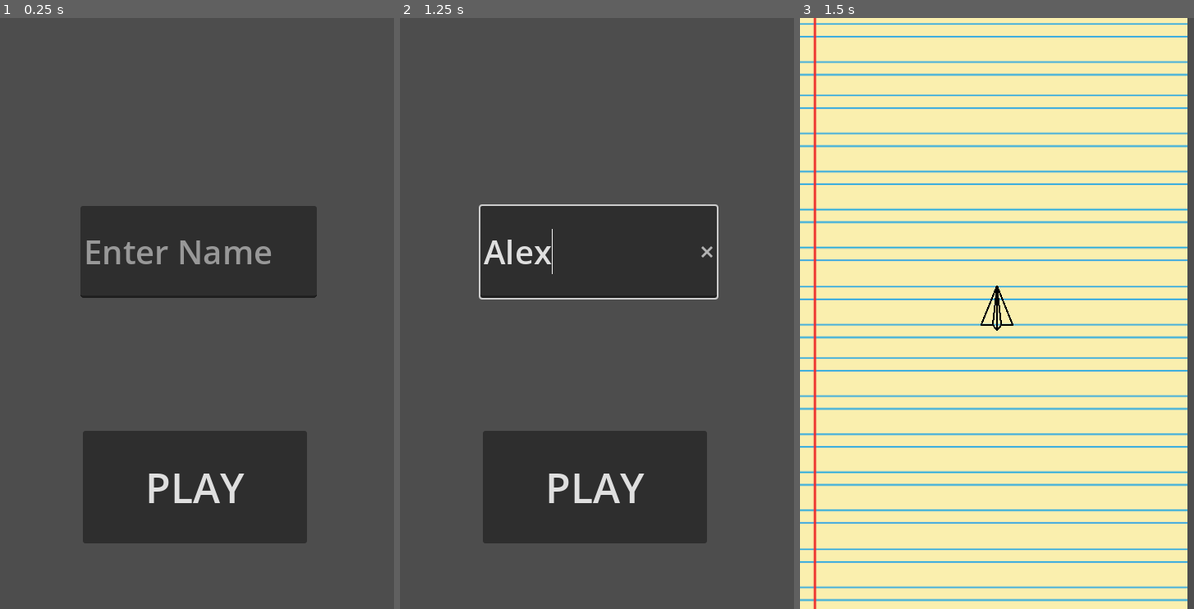
Above: before the commit, frames 1-3 (left to right).
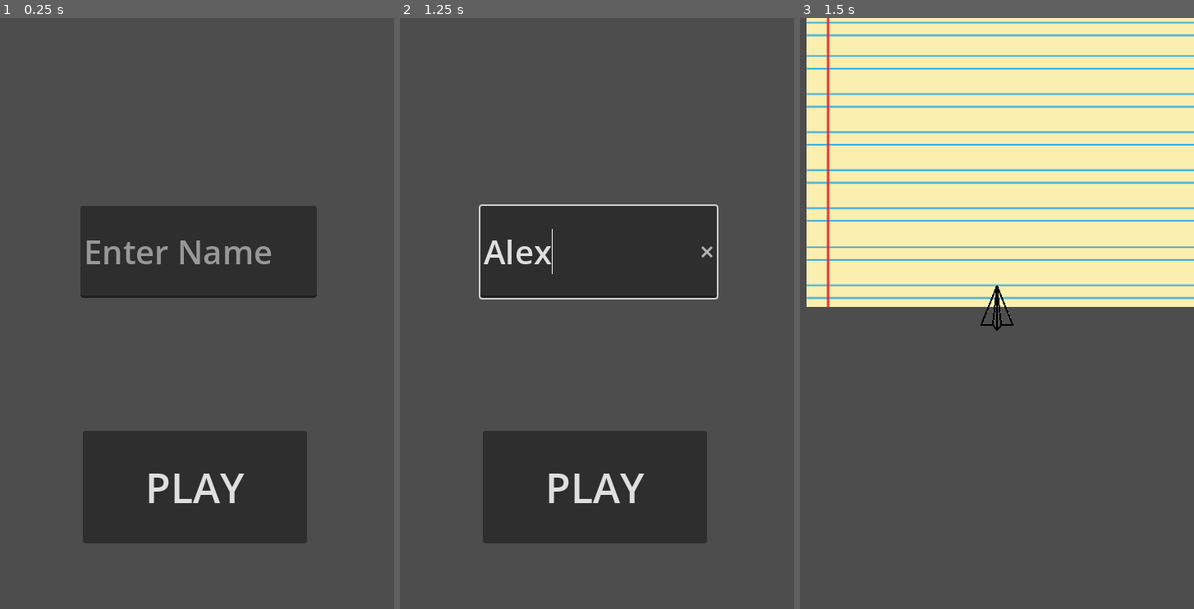
Above: after the commit, the same moments.

Repository: BorkerBrother/Paper_Plane_Game
Game: Godot game, scene res://start.tscn
Same seed, same stepped clock (60 frames per second), same inputs: the game is played once before the commit and once after it.
Inputs (mouse positions are in pixels of both pictures, inside the frame that each line leads up to):
- Up to frame 1 (0.25 s): no input
- Up to frame 2 (1.25 s): click (597, 254) at 0.52 s; type "Alex" at 0.6 s
- Up to frame 3 (1.5 s): click "PLAY" at 1.25 s

Frames 1-2 are identical in both runs. In frame 3, 62% of the frame differs, in the area x 0-100%, y 0-100%.

Commit message:
background tileset collision
bg tileset has collisionlayer, next step: detect when player:body_entered triggers and go to gameover screen

Diff:
--- a/Game/world.tscn
+++ b/Game/world.tscn
@@ -7,14 +7,19 @@
 texture = ExtResource("1_smhvf")
 0:1/size_in_atlas = Vector2i(30, 20)
 0:1/0 = 0
+0:1/0/physics_layer_0/linear_velocity = Vector2(0, 0)
+0:1/0/physics_layer_0/angular_velocity = 0.0
+0:1/0/physics_layer_0/polygon_0/points = PackedVector2Array(-162.635, 8.48526, -61.31, -22.274, -4.24265, -39.598, 165.463, 5.65683, -8, 8)
 
 [sub_resource type="TileSet" id="TileSet_2g0u5"]
+physics_layer_0/collision_layer = 6
 sources/0 = SubResource("TileSetAtlasSource_o5wft")
 
 [node name="World" type="Node2D"]
 
 [node name="Player" parent="." instance=ExtResource("1_djhg5")]
 position = Vector2(0, 0)
+collision_mask = 6
 
 [node name="Camera2D" type="Camera2D" parent="."]
 
@@ -22,4 +27,4 @@
 z_index = -1
 tile_set = SubResource("TileSet_2g0u5")
 format = 2
-layer_0/tile_data = PackedInt32Array(851967, 0, 1, -458753, 0, 1, -1769473, 0, 1, -3080193, 0, 1, -4390913, 0, 1)
+layer_0/tile_data = PackedInt32Array(-720896, 0, 1, -2031616, 0, 1)
